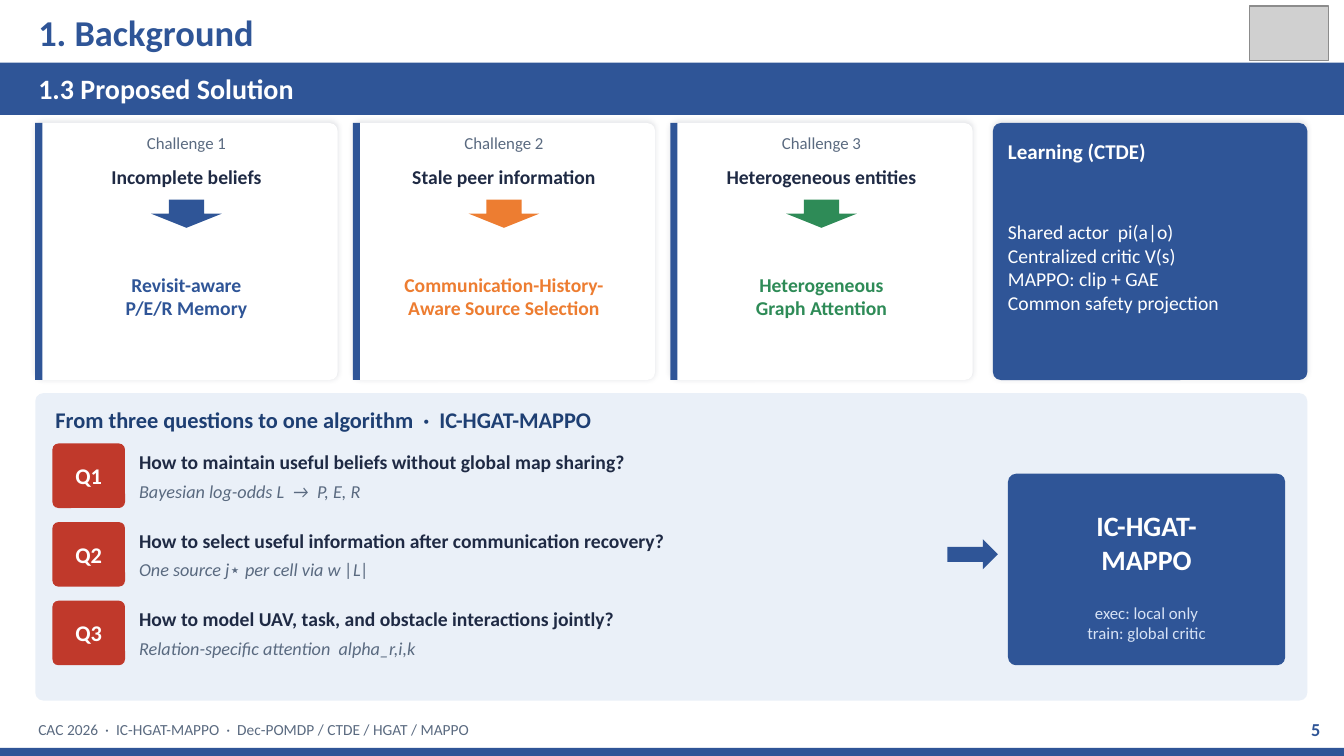
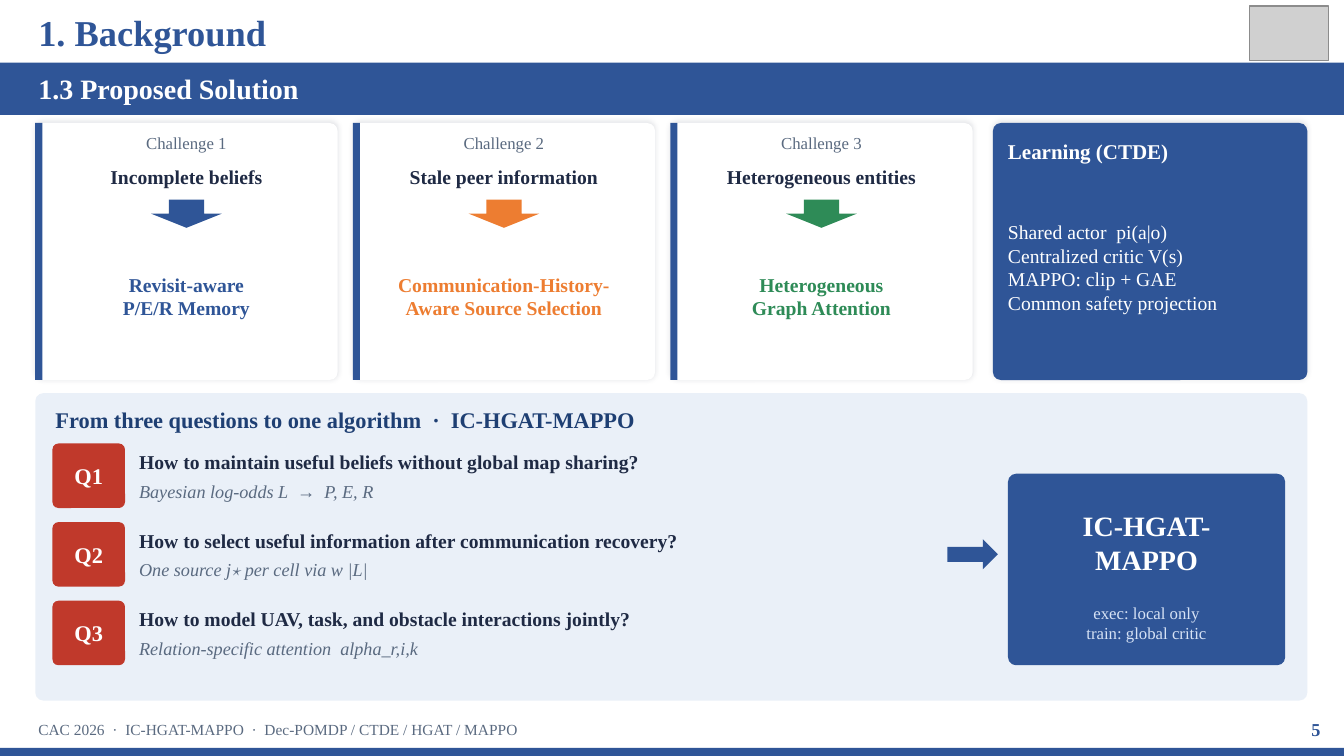
Before and after one commit to kuangyinying039/uav-swarm, a slide deck: slide 5 of presentations/IC-HGAT-MAPPO_CAC2026.pptx. Drawn at 1344x756 pixels with LibreOffice and Linux fonts; fonts in the diff are those of the drawing; grey boxes stand for pictures. Boxes give left, top, right and bottom in pixels: in the first picture for what was removed or moved away, otherwise in the second. Text is boxed around its words. In the diff, an @@ line names an element or a change of style, - is before the commit and + after.

```diff
--- a/presentations/IC-HGAT-MAPPO_CAC2026.pptx
+++ b/presentations/IC-HGAT-MAPPO_CAC2026.pptx
@@ font Calibri to Times New Roman in 26 elements at (38, 20, 266, 53), (38, 79, 299, 105), (146, 137, 226, 153), (110, 170, 262, 189), (123, 278, 250, 320), (464, 137, 544, 153), (410, 170, 598, 189), (398, 278, 609, 316), (781, 137, 861, 153), (727, 170, 916, 189), (752, 279, 891, 319), (1008, 144, 1168, 164), (1008, 225, 1217, 315), (55, 412, 635, 433), (74, 469, 103, 488), (139, 455, 638, 474), (139, 485, 373, 502), (74, 548, 103, 567), (139, 534, 677, 553), (139, 563, 368, 580), (74, 626, 103, 645), (139, 612, 630, 630), (139, 642, 418, 659), (1083, 517, 1211, 571), (1086, 607, 1206, 643), (38, 725, 517, 735) @@
```
Also in this commit, not shown: 12 other slides changed, 23 other files.
